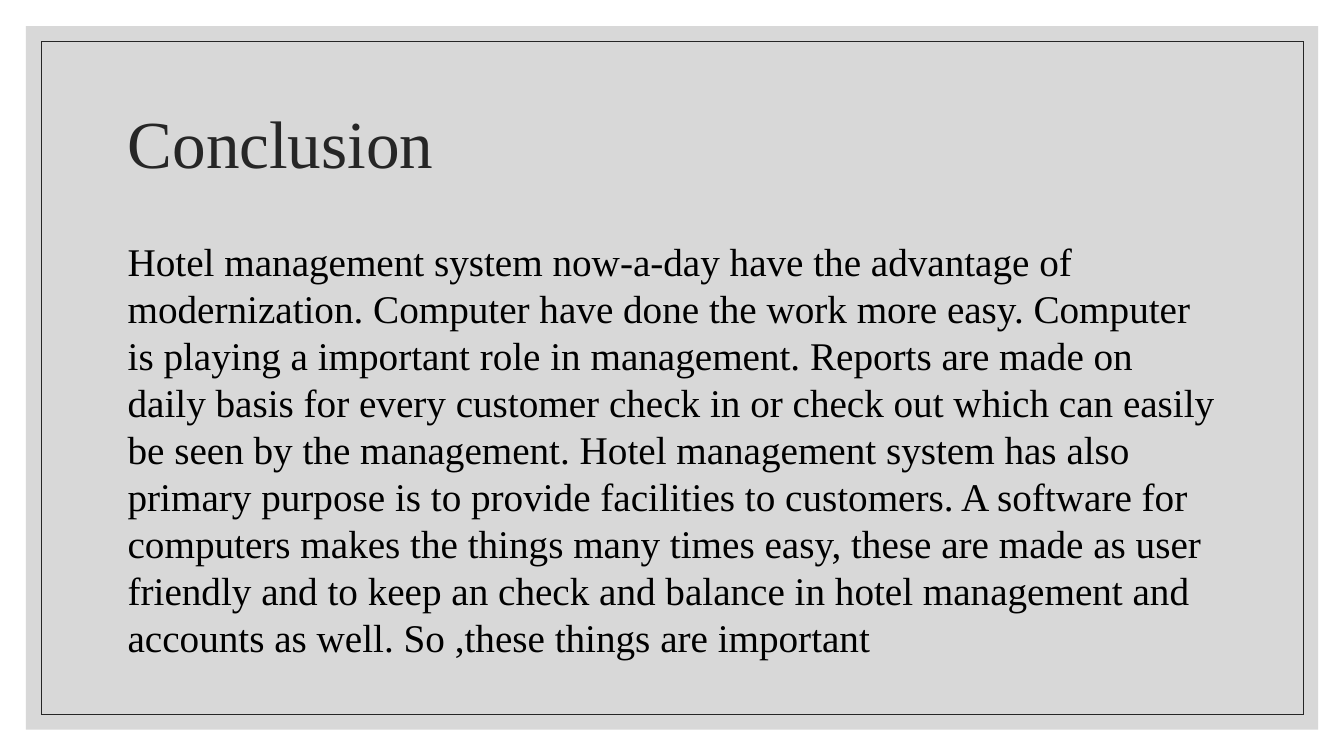
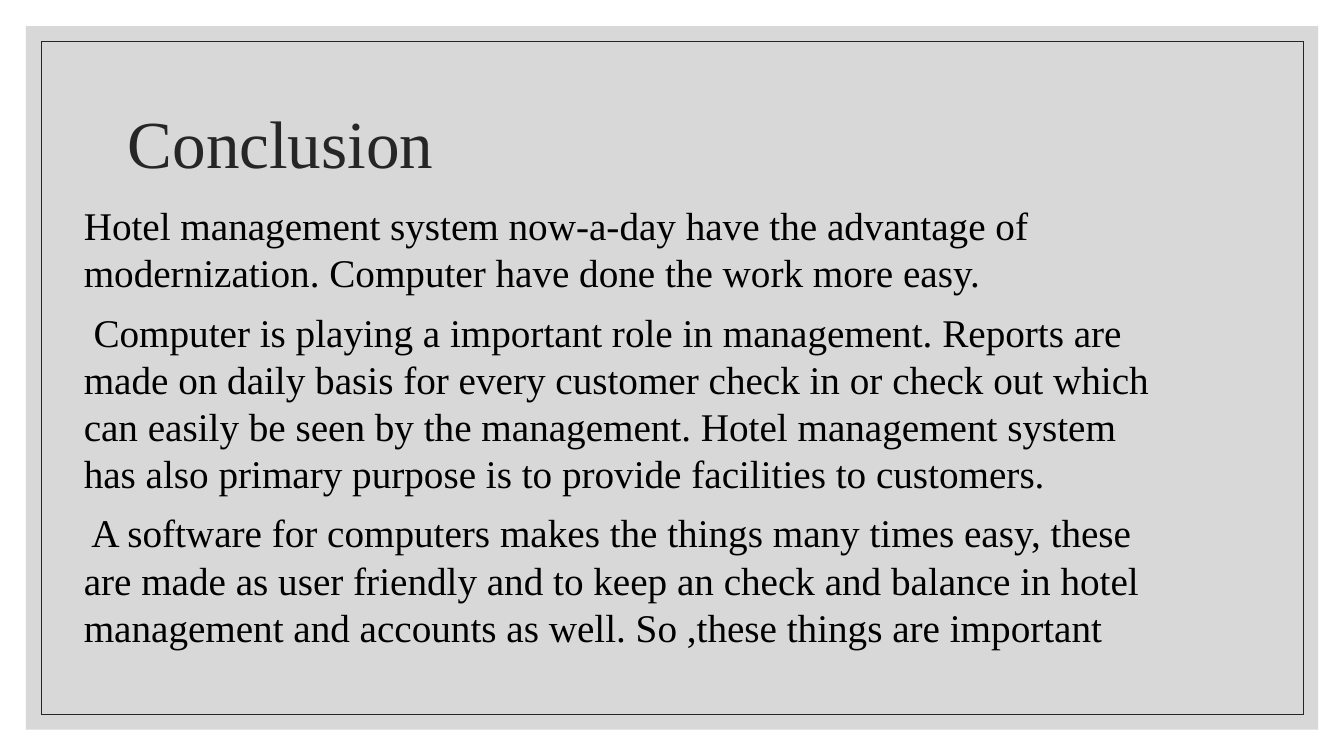
Before and after one commit to PUSHPAGHJH/Elective-module-1-project, a slide deck: slide 15 of Hotel Management System.pptx (slide 13 before the commit). Drawn at 1344x756 pixels with LibreOffice and Linux fonts; fonts in the diff are those of the drawing. Boxes give left, top, right and bottom in pixels: in the first picture for what was removed or moved away, otherwise in the second. Text is boxed around its words. In the diff, an @@ line names an element or a change of style, - is before the commit and + after.

```diff
--- a/Hotel Management System.pptx
+++ b/Hotel Management System.pptx
@@ text at (x1=84, y1=212, x2=1149, y2=649): text changed @@
-Hotel management system now-a-day have the advantage of modernization. Computer have done the work more easy. Computer is playing a important role in management. Reports are made on daily basis for every customer check in or check out which can easily be seen by the management. Hotel management system has also primary purpose is to provide facilities to customers. A software for computers makes the things many times easy, these are made as user friendly and to keep an check and balance in hotel management and accounts as well. So ,these things are important
+Hotel management system now-a-day have the advantage of modernization. Computer have done the work more easy.
+Computer is playing a important role in management. Reports are made on daily basis for every customer check in or check out which can easily be seen by the management. Hotel management system has also primary purpose is to provide facilities to customers.
+A software for computers makes the things many times easy, these are made as user friendly and to keep an check and balance in hotel management and accounts as well. So ,these things are important
```
Also in this commit, not shown: 7 other slides changed, 2 slides added.
